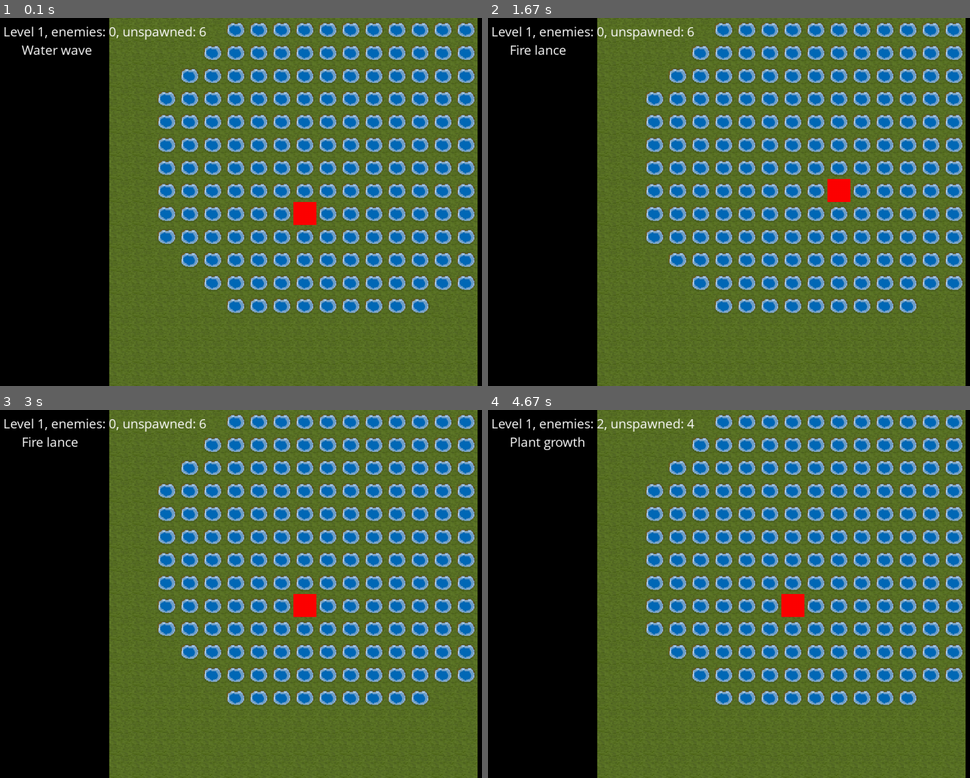
Above: before the commit, frames 1-4 (two rows, left to right).
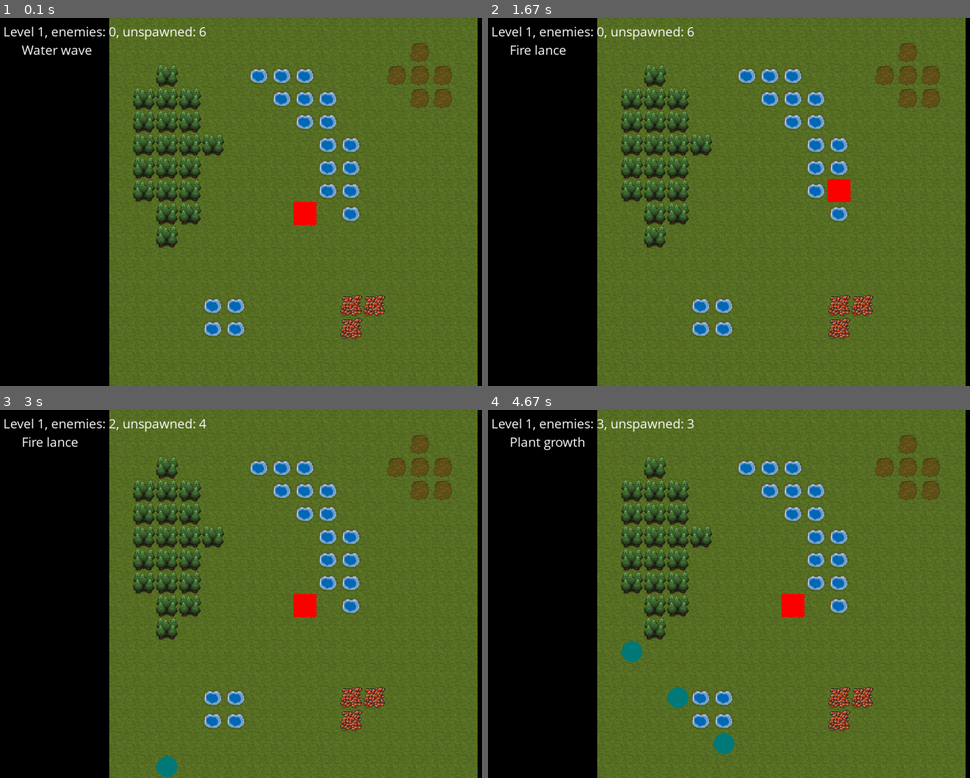
Above: after the commit, the same moments.

Repository: mytinycloud/90D-pygame-scaffold
Game: pygame game, started from main.py
Two runs of this game, one before a commit and one after it. Both use one fixed random seed, a clock stepped at 60 frames per second and the inputs below.
Inputs (mouse positions are in pixels of both pictures, inside the frame that each line leads up to):
- Up to frame 1 (0.1 s): no input
- Up to frame 2 (1.67 s): hold D 0.33-0.8 s; move the mouse to (757, 216) at 0.37 s; hold W 0.83-1.13 s; move the mouse to (outside the picture) at 0.87 s; tap 3 at 0.98 s; hold D 1.17-1.63 s; move the mouse to (642, 205) at 1.2 s; tap 4 at 1.32 s
- Up to frame 3 (3 s): hold A 1.67-2.2 s; move the mouse to (110, 538) at 1.7 s; tap 2 at 1.82 s; hold S 2.23-2.53 s; move the mouse to (380, 465) at 2.27 s; tap 3 at 2.38 s; hold A 2.57-2.97 s; move the mouse to (361, 627) at 2.6 s; tap 4 at 2.72 s
- Up to frame 4 (4.67 s): hold W 3-3.37 s; move the mouse to (627, 457) at 3.03 s; tap 2 at 3.15, 4.62 s; hold D 3.4-4.03 s; move the mouse to (791, 468) at 3.43 s; tap 3 at 3.55 s; hold S 4.07-4.43 s; move the mouse to (642, 520) at 4.1 s; tap 4 at 4.22 s; hold A from 4.47 s (still down); move the mouse to (753, 689) at 4.5 s

The runs differ from the first frame. In frame 1, 21% of the frame differs, in the area x 27-99%, y 1-88%; in frame 2, 21%; in frame 3, 21%; in frame 4, 22%, in the area x 22-99%, y 1-94%.

Commit message:
Add new tile types - Add bigger map - Complete enemy spawn system

Diff:
--- a/init.py
+++ b/init.py
@@ -6,7 +6,7 @@
 
 
 def init(group: EntityGroup, _: Window):
-    map = parse_tile_map('maps/water-world.png')
+    map = parse_tile_map('maps/game-map.png')
 
     tilemap = Entity("tilemap")
     tilemap.tilemap = TilemapComponent.from_map(map)
--- a/systems/levels.py
+++ b/systems/levels.py
@@ -1,3 +1,4 @@
+import random
 from pygame import Rect, Vector2
 from engine.ecs import Entity, EntityGroup, enumerate_component, factory
 from systems.enemy import create_enemy
@@ -5,6 +6,7 @@
 from systems.tilemap import TilemapComponent
 from systems.turn import TurnComponent
 from systems.ui import UIComponent
+from systems.utils import round_vector
 
 
 ENEMY_TYPES = {
@@ -15,6 +17,7 @@
 
 LEVELS = {
     1: {
+        'spawn_area': (120, 120, 1, 16),
         'enemies': {
             'mook': 5,
             'boss': 1
@@ -22,11 +25,36 @@
         'map_bounds': (16, 16)
     },
     2: {
+        'spawn_area': (112, 112, 1, 32),
         'enemies': {
             'mook': 20,
-            'boss': 5
+            'boss': 4
         },
         'map_bounds': (32, 32)
+    },
+    3: {
+        'spawn_area': (130, 150, 4, 4),
+        'enemies': {
+            'mook': 40,
+            'boss': 8
+        },
+        'map_bounds': (64, 64)
+    },
+    4: {
+        'spawn_area': (150, 150, 12, 12),
+        'enemies': {
+            'mook': 80,
+            'boss': 16
+        },
+        'map_bounds': (128, 128)
+    },
+    5: {
+        'spawn_area': (0, 0, 256, 256),
+        'enemies': {
+            'mook': 160,
+            'boss': 32
+        },
+        'map_bounds': (256, 256)
     }
 }
 
@@ -43,6 +71,7 @@
     count: int = None
     interval: float = None
     last_spawned_turn: int = 0
+    area: Rect = None
 
 def level_progression_system(group: EntityGroup):
     enemy_entities = group.query('enemy')
@@ -62,11 +91,11 @@
         if not level_config == None:
             map: TilemapComponent = group.query_singleton('tilemap').tilemap
             map.bounds = Rect(Vector2(len(map.map))/2 - Vector2(level_config['map_bounds']) / 2, level_config['map_bounds'])
-            random_spawn = Vector2(0, 0) # TODO: Make this along the border edge
+            spawn_area = Rect(level_config['spawn_area'])
             for enemy_type, count in level_config['enemies'].items():
                 spawn = Entity('spawn')
-                spawn.spawn = EnemySpawnComponent(enemy_type=enemy_type, count=count, interval=10)
-                spawn.motion = MotionComponent(position=random_spawn, velocity=Direction.RIGHT)
+                spawn.spawn = EnemySpawnComponent(enemy_type=enemy_type, count=count, interval=5, area=spawn_area)
+                spawn.motion = MotionComponent(position=spawn_area.topleft)
                 group.add(spawn)
         else:
             print('Game Over. You win!')
@@ -77,7 +106,8 @@
     spawn_entities = group.query('spawn', 'motion')
     for spawn_entity in spawn_entities:
         spawn: EnemySpawnComponent = spawn_entity.spawn
-        motion: MotionComponent = spawn_entity.motion
+        spawn_area = spawn.area
+
         if spawn.count <= 0:
             group.remove(spawn_entity)
             continue
@@ -85,10 +115,12 @@
         if turn.number - spawn.last_spawned_turn < spawn.interval:
             continue
 
+
+        random_spawn = round_vector(Vector2(spawn_area.topleft) + Vector2(spawn_area.size) * random.random())
         spawn.last_spawned_turn = turn.number
         spawn.count -= 1
         enemy = ENEMY_TYPES.get(spawn.enemy_type).clone()
-        enemy.motion.position = Vector2(motion.position)
+        enemy.motion.position = Vector2(random_spawn)
         group.add(enemy)
 
 
--- a/systems/player.py
+++ b/systems/player.py
@@ -59,7 +59,7 @@
 def mount_player_system(group: EntityGroup):
     player = Entity("player")
     player.player = PlayerComponent()
-    player.motion = MotionComponent(layer=motion.LAYER_PLAYER, position=Vector2(50,50))
+    player.motion = MotionComponent(layer=motion.LAYER_PLAYER, position=Vector2(128,128))
     player.sprite = SpriteComponent.from_box((32, 32), (255,0,0))
     player.health = HealthComponent(health = 100)
     group.add(player)
--- a/systems/sprites.py
+++ b/systems/sprites.py
@@ -1,3 +1,4 @@
+from engine.assets import AssetPipeline
 from engine.ecs import Entity, EntityGroup, enumerate_component
 import os
 
@@ -73,11 +74,13 @@
     offset, scale = camera.camera.get_screenspace_transform(camera.motion.position)
     sprite_scale = scale / TILE_SCALE
 
+    asset_pipeline = AssetPipeline.get_instance()
+
     tile_center = Vector2(scale / 2)
     for y in range(tilemap.bounds.left, tilemap.bounds.right):
         for x in range(tilemap.bounds.top, tilemap.bounds.bottom):
             tile = tilemap.get_tile((x,y))
-            tile_surface = TILE_SPRITES[tile]
+            tile_surface = TILE_SPRITES.get(tile) or asset_pipeline.get_image('tiles/unknown.png')
             scaled_sprite = pygame.transform.scale_by(tile_surface, sprite_scale)
             screen_pos = Vector2(x,y) * scale + offset
             surface.blit(scaled_sprite, screen_pos - tile_center)
--- a/systems/tilemap.py
+++ b/systems/tilemap.py
@@ -8,6 +8,13 @@
 TILE_MUD = 2
 TILE_PLANT = 3
 TILE_EMBER = 4
+TILE_ICE = 5
+TILE_ROCK = 6
+TILE_LAVA = 7
+TILE_HELLSCAPE = 8
+TILE_ASH = 9
+TILE_MARSH = 10
+TILE_OOZE = 11
 
 type Tilemap = list[list[int]]
 # We may want to make this a literal and/or use an enum
@@ -25,7 +32,14 @@
     rgb_key(Color('#4772e5')): TILE_WATER,
     rgb_key(Color('#5d330e')): TILE_MUD,
     rgb_key(Color('#6ad127')): TILE_PLANT,
-    rgb_key(Color('#e04a09')): TILE_EMBER
+    rgb_key(Color('#e04a09')): TILE_EMBER,
+    rgb_key(Color('#c5d5ff')): TILE_ICE,
+    rgb_key(Color('#9fa2aa')): TILE_ROCK,
+    rgb_key(Color('#df4a00')): TILE_LAVA,
+    rgb_key(Color('#56001a')): TILE_HELLSCAPE,
+    rgb_key(Color('#46403a')): TILE_ASH,
+    rgb_key(Color('#762981')): TILE_MARSH,
+    rgb_key(Color('#d30b91')): TILE_OOZE,
 }
 
 asset_pipeline = AssetPipeline.get_instance()
@@ -78,7 +92,8 @@
     for y in range(map_surface.get_height()):
         map.append(list())
         for x in range(map_surface.get_width()):
-            tile = TILE_COLOR_MAP[rgb_key(map_surface.get_at((x, y)))] or TILE_EARTH
+            tile_color = rgb_key(map_surface.get_at((x, y)))
+            tile = TILE_COLOR_MAP.get(tile_color) or TILE_EARTH
             map[y].append(tile)
 
     return map
Binary file added: assets/maps/game-map.png
Binary file added: assets/tiles/unknown.png
